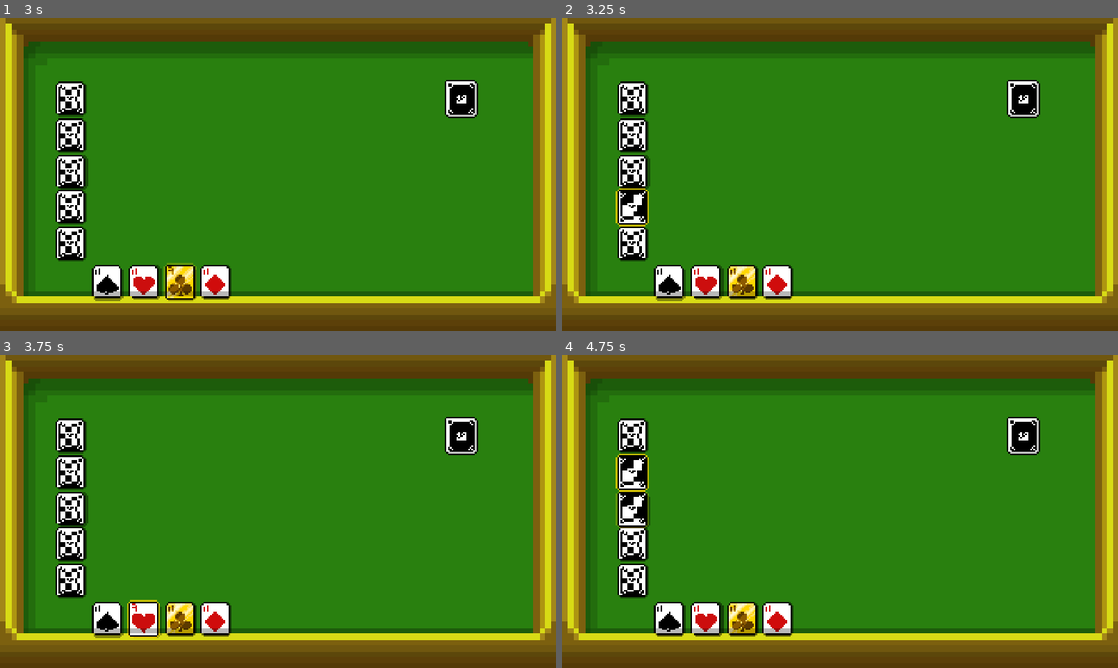
Above: before the commit, frames 1-4 (two rows, left to right).
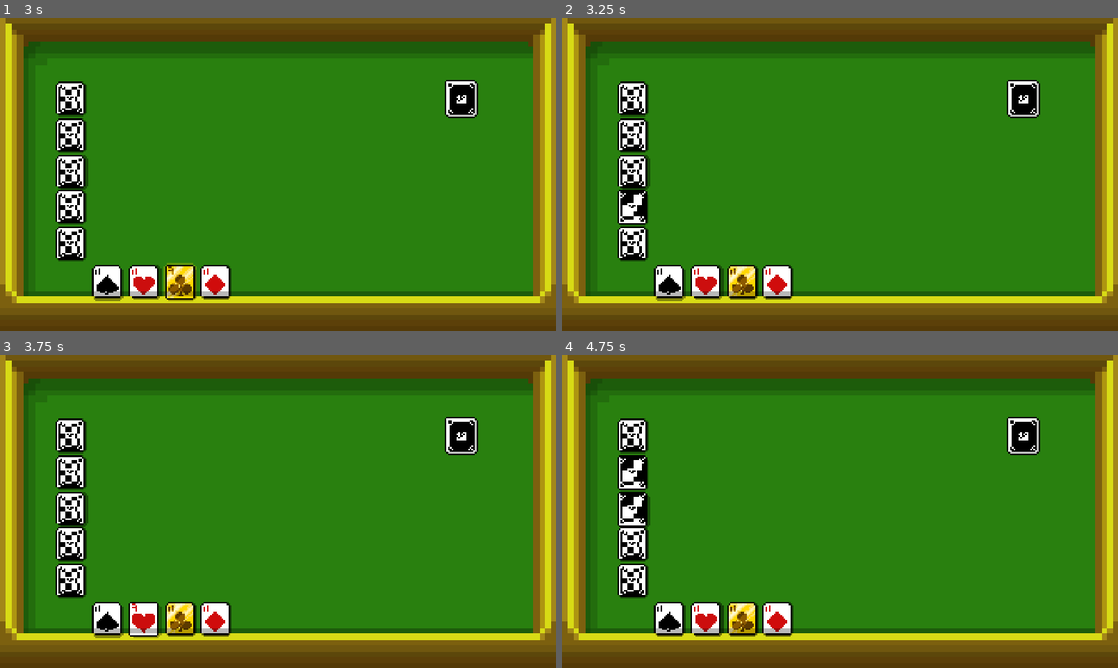
Above: after the commit, the same moments.

Repository: Kristerfer666/Riverhand
Game: Godot game, scene res://main.tscn
Same seed, same stepped clock (60 frames per second), same inputs: the game is played once before the commit and once after it.
Inputs (mouse positions are in pixels of both pictures, inside the frame that each line leads up to):
- Up to frame 1 (3 s): tap Enter at 0.5 s; move the mouse to (400, 158) at 0.52 s; click (400, 158) at 0.67 s; tap Space at 1.25 s; drag from (166, 190) to (461, 96) at 1.27 s; move the mouse to (272, 237) at 2.02 s; click (272, 237) at 2.17 s; drag from (183, 277) to (72, 205) at 2.77 s
- Up to frame 2 (3.25 s): no input
- Up to frame 3 (3.75 s): drag from (144, 614) to (72, 505) at 3.52 s
- Up to frame 4 (4.75 s): drag from (673, 614) to (634, 470) at 4.27 s

Frame 1 is identical in both runs. In frame 2, 0.1% of the frame differs, in the area x 9-16%, y 54-67%; in frame 3, 0.1%; in frame 4, 0.2%, in the area x 9-16%, y 31-56%.

Commit message:
selection box only appear during ace selection, adjested shade anim

Diff:
--- a/Card.gd
+++ b/Card.gd
@@ -77,8 +77,6 @@
 	$Shade.scale = scale_to_use
 	$Body/AnimatedSprite2D.visible = false
 	$Body/GoldSelection.modulate.a = 0
-	print($Body/AOS.scale)
-	print($Body.scale)
 
 	# collision (do NOT scale node)
 	var shape = $Area2D/CollisionShape2D.shape
@@ -113,7 +111,7 @@
 		await tween.finished
 
 func calc_shade_new_pos(ace_pos):
-	var shade_pos = Vector2($Shade.position.x + 14, $Shade.position.y + 30)
+	var shade_pos = Vector2($Shade.position.x + 15, $Shade.position.y + 25)
 	return shade_pos
 
 func calc_shade_last_pos():
--- a/DealerMind.gd
+++ b/DealerMind.gd
@@ -12,10 +12,13 @@
 var is_hovering = false
 var player_hand
 
+var deck_ref
+
 # =====================
 # READY
 # =====================
 func _ready() -> void:
+	deck_ref = get_node("Deck")
 	screen_size = get_viewport_rect().size
 	player_hand = $"../Hand"
 	$"../Inputmind".left_mouse_button_released.connect(_on_mouse_released)
@@ -83,8 +86,9 @@
 		tween.tween_property(body, "scale", Vector2(base_scale + 0.2, base_scale + 0.2), 0.4)
 		tween.parallel().tween_property(shade, "modulate:a", 0.2, 0.3)
 		#tween.parallel().tween_property(shade, "scale", Vector2(base_scale - 0.1, base_scale - 0.1), 0.3)
-		tween.parallel().tween_property(shade, "position:y", body.position.y + 10, 0.4)
-		tween.parallel().tween_property(card.get_node("Body/GoldSelection"), "modulate:a", 1, 0.4)
+		tween.parallel().tween_property(shade, "position:y", body.position.y + 13, 0.4)
+		if card.ace && !$"../Deck".clickable:
+			tween.parallel().tween_property(card.get_node("Body/GoldSelection"), "modulate:a", 1, 0.4)
 		card.z_index = 2
 	else:
 		tween.tween_property(body, "scale", Vector2(base_scale, base_scale), 0.4)
--- a/GameMaster.gd
+++ b/GameMaster.gd
@@ -93,7 +93,7 @@
 		tween.tween_property($Body/AOS, "scale", 0.0, 0.3)
 		var card_image = str("res://materials/Card Faces/ver2/" + card.num + ".png")
 		tween.tween_callback(func():
-			card.get_node("AOS").texture = load(card_image)
+			card.get_node("Body/AOS").texture = load(card_image)
 		)
 		tween.tween_interval(0.1)
 		tween.tween_property($Body/AOS, "scale", 1.0, 0.3)
@@ -182,7 +182,6 @@
 func select_ace(ace):
 	player_ace = ace
 	ace.anim_gold()
-	print(player_ace)
 	deck_ref.clickable = true
 
 #func start_transition():
--- a/deck.gd
+++ b/deck.gd
@@ -91,7 +91,7 @@
 		last_last_card = last_card
 		last_card = new_card
 		clickable = false
-		await get_tree().create_timer(1.618).timeout
+		await get_tree().create_timer(0.618).timeout
 		gamemaster_ref.any_move = true
 		if !clickable_signal:
 			clickable = true
